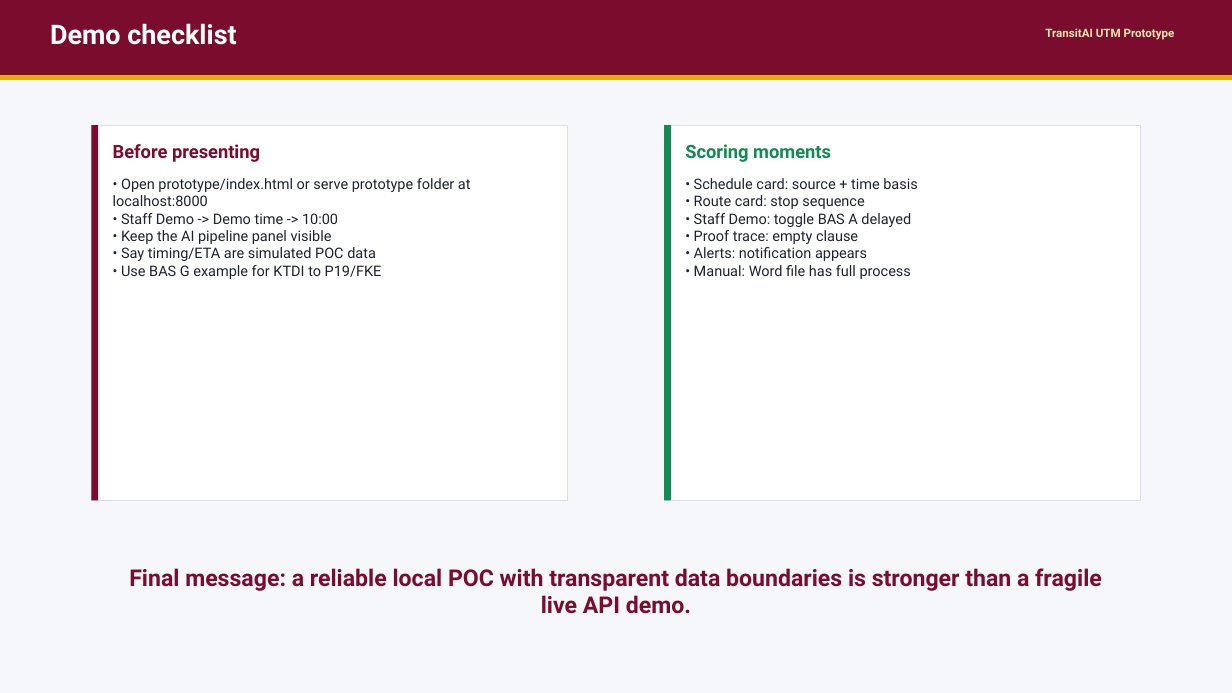
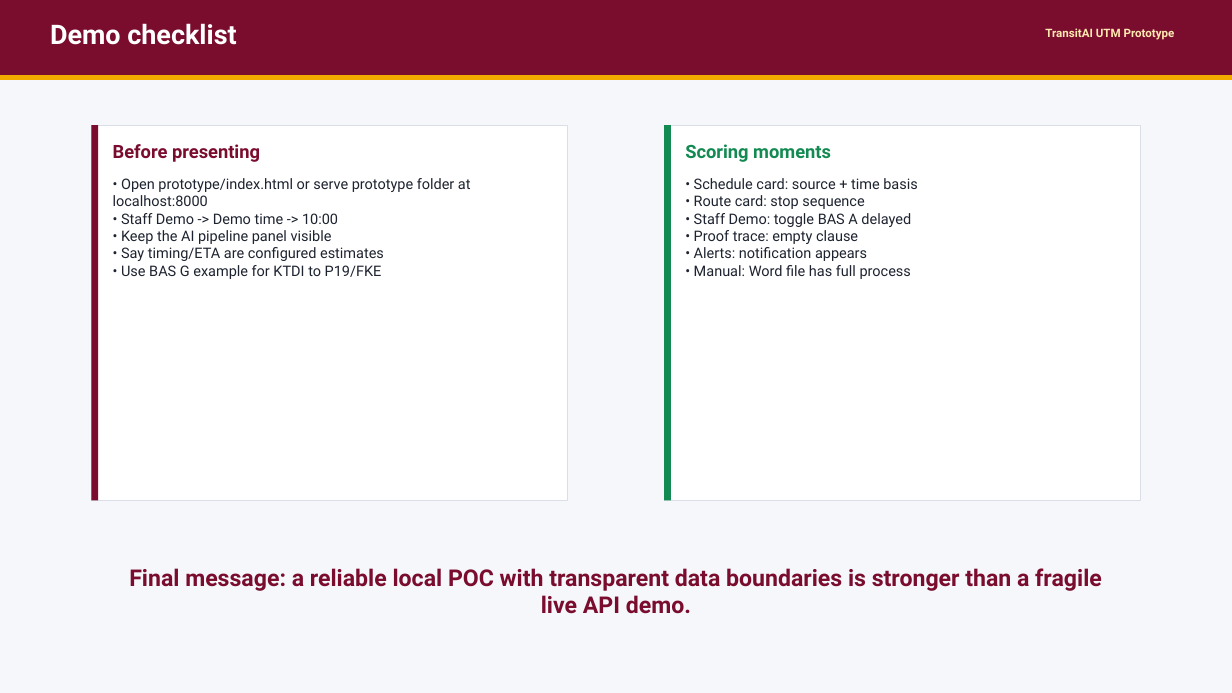
Before and after one commit to kang2000/MECS0033-52-Group5Asg1, a slide deck: slide 10 of prototype/TransitAI_UTM_Prototype_Demo.pptx. Drawn at 1232x693 pixels with LibreOffice and Linux fonts; fonts in the diff are those of the drawing. Boxes give left, top, right and bottom in pixels: in the first picture for what was removed or moved away, otherwise in the second. Text is boxed around its words. In the diff, an @@ line names an element or a change of style, - is before the commit and + after.

```diff
--- a/prototype/TransitAI_UTM_Prototype_Demo.pptx
+++ b/prototype/TransitAI_UTM_Prototype_Demo.pptx
@@ text at <box>121,247,384,261</box>: text changed @@
-• Say timing/ETA are simulated POC data
+• Say timing/ETA are configured estimates
```
Also in this commit, not shown: 4 other slides changed, 16 other files.
